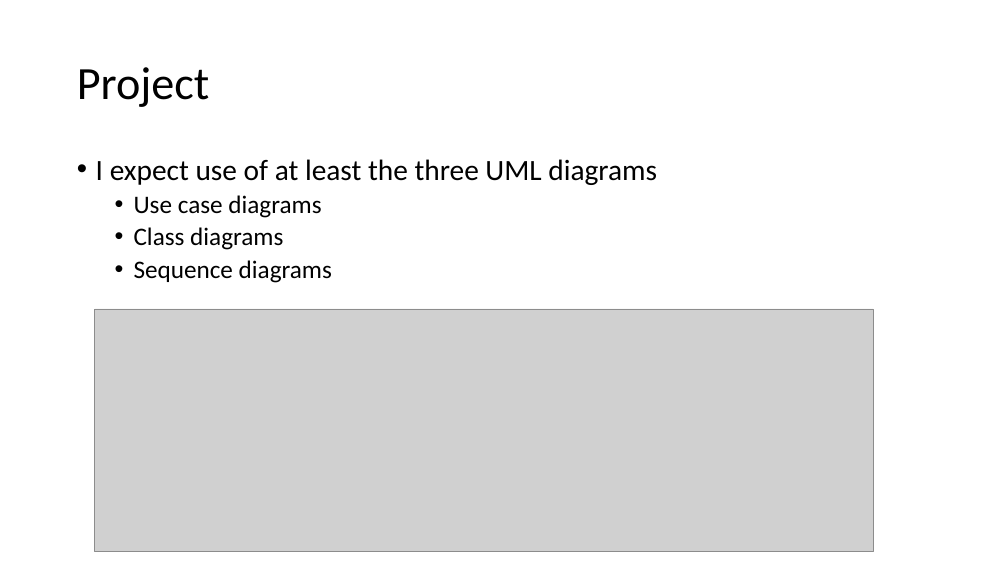
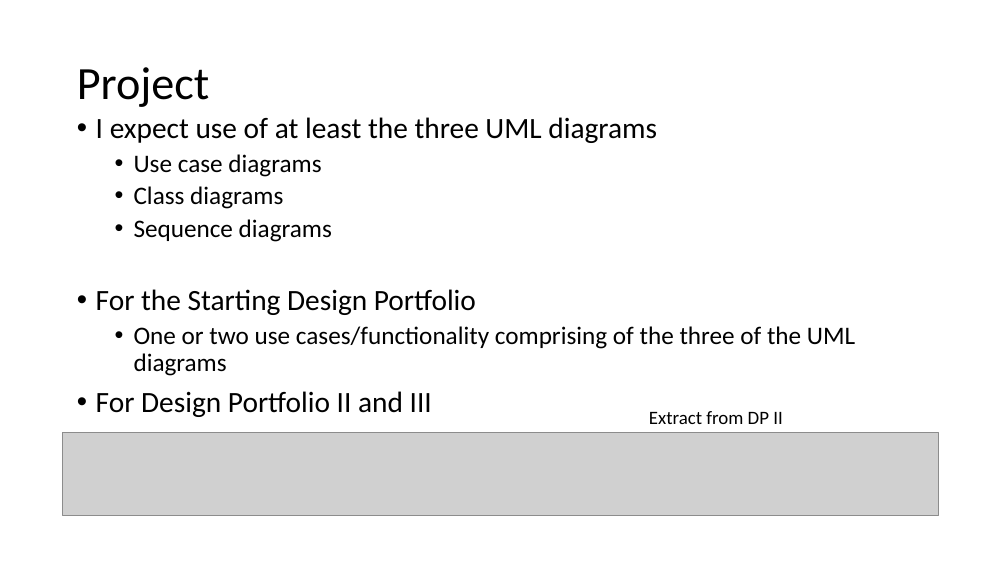
Before and after one commit to johnxu21/johnxu21.github.io, a slide deck: slide 29 of teaching/CS472/Timetable/OOD-V2.pptx (slide 26 before the commit). Drawn at 1008x567 pixels with LibreOffice and Linux fonts; fonts in the diff are those of the drawing; grey boxes stand for pictures. Boxes give left, top, right and bottom in pixels: in the first picture for what was removed or moved away, otherwise in the second. Text is boxed around its words. In the diff, an @@ line names an element or a change of style, - is before the commit and + after.

```diff
--- a/teaching/CS472/Timetable/OOD-V2.pptx
+++ b/teaching/CS472/Timetable/OOD-V2.pptx
@@ text "I expect use of at ...": place and size @@
-text "I expect use of at ..." at box(96, 159, 657, 283)
+text "I expect use of at ..." at box(96, 117, 855, 417)
@@ text at box(96, 289, 855, 417): paragraphs added @@
+• For the Starting Design Portfolio
+  • One or two use cases/functionality comprising of the three of the UML diagrams
+• For Design Portfolio II and III
@@ picture removed at box(95, 309, 873, 551) @@
@@ text added at box(649, 411, 782, 424), 18 pt, text #000000 @@
+Extract from DP II
@@ picture added at box(62, 433, 939, 515) @@
```
Also in this commit, not shown: 5 other slides changed, 7 slides added, 5 slides removed, 1 other file.
